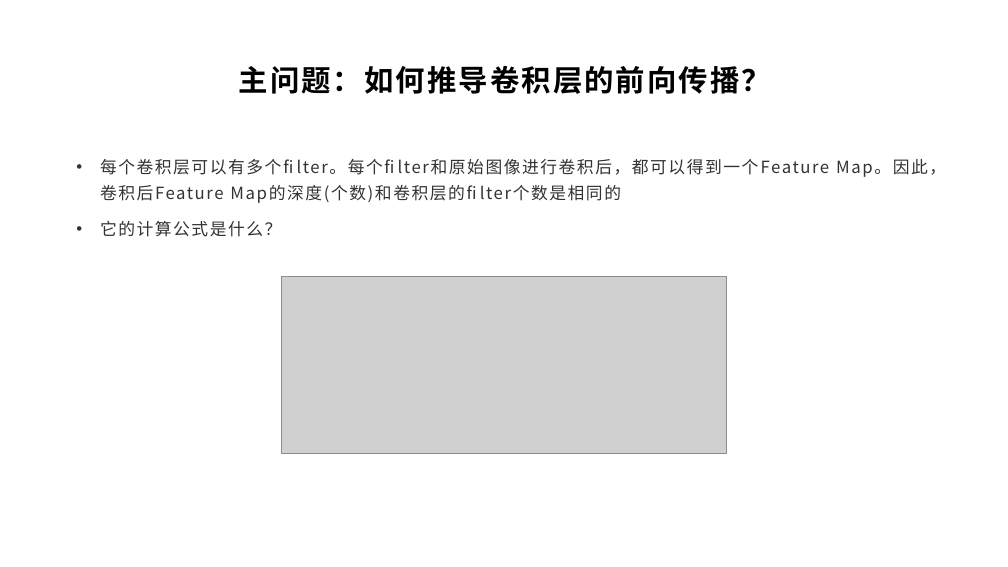
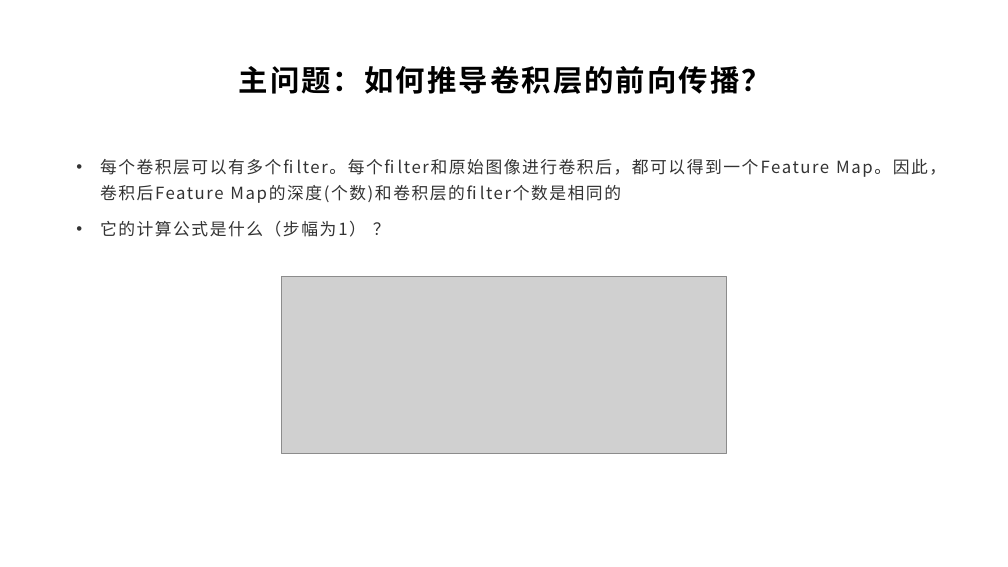
Before and after one commit to yyc-git/DeepLearningEdu, a slide deck: slide 25 of lessons/8_conv_layer_forward/ppt/卷积神经网络与卷积层的前向传播推导.pptx. Drawn at 1008x567 pixels with LibreOffice and Linux fonts; fonts in the diff are those of the drawing; grey boxes stand for pictures; background and template pictures are left out. Boxes give left, top, right and bottom in pixels: in the first picture for what was removed or moved away, otherwise in the second. Text is boxed around its words. In the diff, an @@ line names an element or a change of style, - is before the commit and + after.

```diff
--- a/lessons/8_conv_layer_forward/ppt/卷积神经网络与卷积层的前向传播推导.pptx
+++ b/lessons/8_conv_layer_forward/ppt/卷积神经网络与卷积层的前向传播推导.pptx
@@ text at <box>100,221,366,237</box>: text changed @@
-• 它的计算公式是什么？
+• 它的计算公式是什么（步幅为1） ？
```
Also in this commit, not shown: 2 other slides changed, 1 other file.
